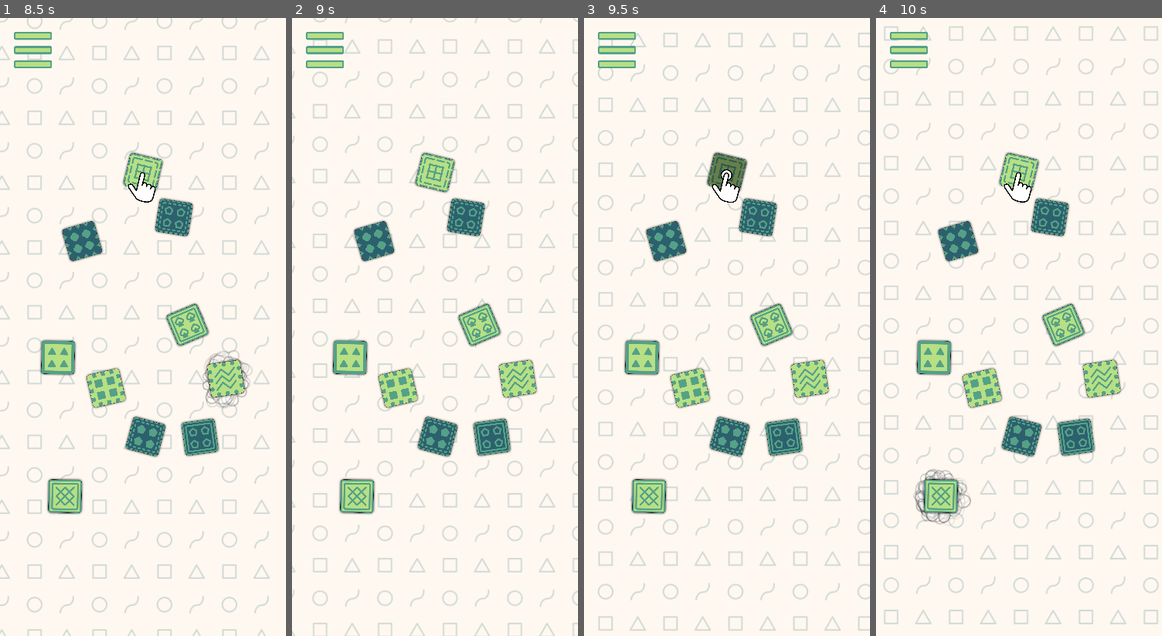
Above: before the commit, frames 1-4 (left to right).
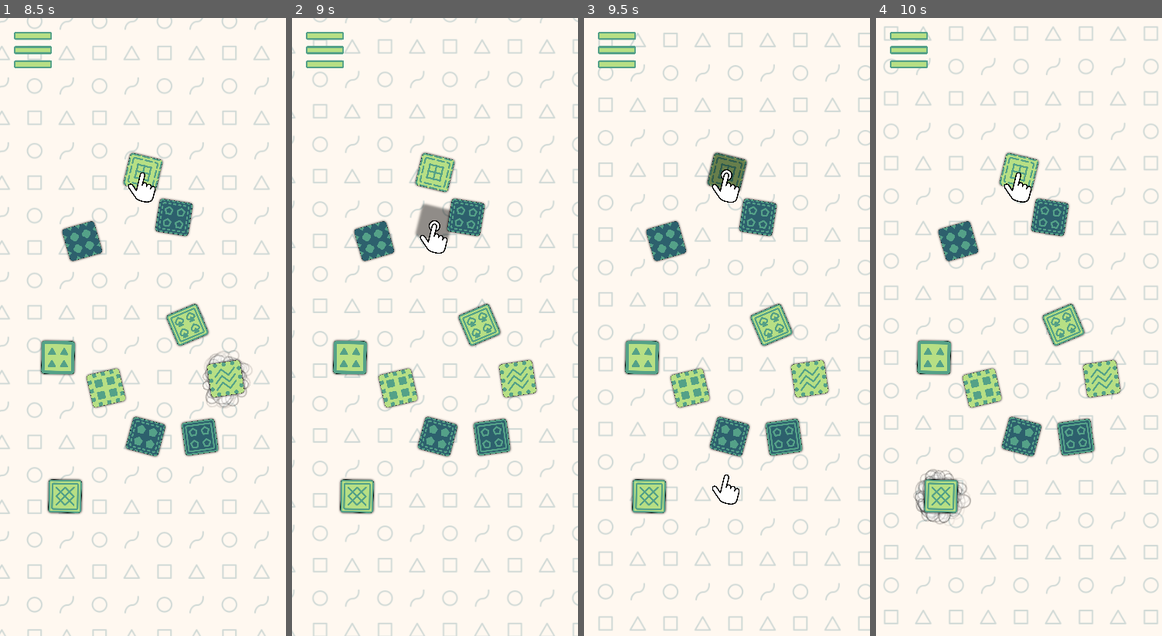
Above: after the commit, the same moments.

Repository: magopian/rummager
Game: Godot game, scene res://start_menu.tscn
Two runs of this game, one before a commit and one after it. Both use one fixed random seed, a clock stepped at 60 frames per second and the inputs below. Sound files missing from this copy of the repository are replaced by a short silence.
Inputs (mouse positions are in pixels of both pictures, inside the frame that each line leads up to):
- Up to frame 1 (8.5 s): click "Tutorial" at 0.5 s; click (143, 327) at 1.25 s; click (143, 327) at 2 s; click (143, 327) at 2.75 s; move the mouse to (143, 240) at 3.52 s; click (143, 240) at 3.67 s; click (143, 240) at 4.42 s; click (143, 240) at 5.17 s; click "Let's go!" at 5.75 s; click "Let's go!" at 6.5 s; move the mouse to (88, 240) at 7.27 s; click (88, 240) at 7.42 s; move the mouse to (225, 376) at 8.02 s; click (225, 376) at 8.17 s
- Up to frame 2 (9 s): move the mouse to (466, 215) at 8.77 s; click (466, 215) at 8.92 s
- Up to frame 3 (9.5 s): no input
- Up to frame 4 (10 s): move the mouse to (941, 493) at 9.52 s; click (941, 493) at 9.67 s

Frame 1 is identical in both runs. In frame 2, 0.6% of the frame differs, in the area x 42-56%, y 30-39%; in frame 3, 0.1%; in frame 4, less than 0.1%.

Commit message:
Fix the throw_animation on the first tutorial step

Diff:
--- a/tutorial_1_memorize.gd
+++ b/tutorial_1_memorize.gd
@@ -18,7 +18,6 @@
 
 @onready var card_scene: PackedScene = preload("res://card.tscn")
 @onready var throw_animation_scene: PackedScene = load("res://throw_animation.tscn")
-@onready var throw_animation: ThrowAnimation = throw_animation_scene.instantiate()
 @onready var bottom_middle: Vector2 = Vector2(Global.viewport_size.x / 2, Global.viewport_size.y + 200)
 
 
@@ -27,6 +26,7 @@
 var card_datas: Array[Dictionary]
 
 var card_initial_position: Vector2
+var throw_animation: ThrowAnimation
 
 
 func _ready() -> void:
@@ -75,6 +75,7 @@
 	# Enable the click.
 	Global.slide_in_screen(explanation, 0.15)
 	await get_tree().create_timer(0.5).timeout
+	throw_animation = throw_animation_scene.instantiate()
 	card_to_find.add_child(throw_animation)
 	throw_animation.animate_through([bottom_middle, bottom_middle])  # Make it loop continuously through the same "bottom" direction
 	pick_me_canvas_layer.button_pressed.connect(_on_lets_go_button_pressed)
@@ -95,7 +96,7 @@
 	pick_me_canvas_layer.button_pressed.disconnect(_on_lets_go_button_pressed)
 	lets_go_button.button_pressed.disconnect(_on_lets_go_button_pressed)
 	play_sound(Global.sounds.sound_shuffle)
-	throw_animation.hide()
+	throw_animation.queue_free()
 	for card in (card_display.get_children() as Array[Card]):
 		card.reparent(cards)
 		card.show_small()
@@ -105,7 +106,10 @@
 	pick_me_canvas_layer.queue_free()
 	# Add the throw animation, ready to be played
 	await get_tree().create_timer(2).timeout
-	throw_animation.show()
+	throw_animation = throw_animation_scene.instantiate()
+	card_to_find.add_child(throw_animation)
+	card_to_find.show_small()
+	throw_animation.animate_through([bottom_middle, bottom_middle])  # Make it loop continuously through the same "bottom" direction
 
 
 func _on_menu_button_pressed() -> void:
